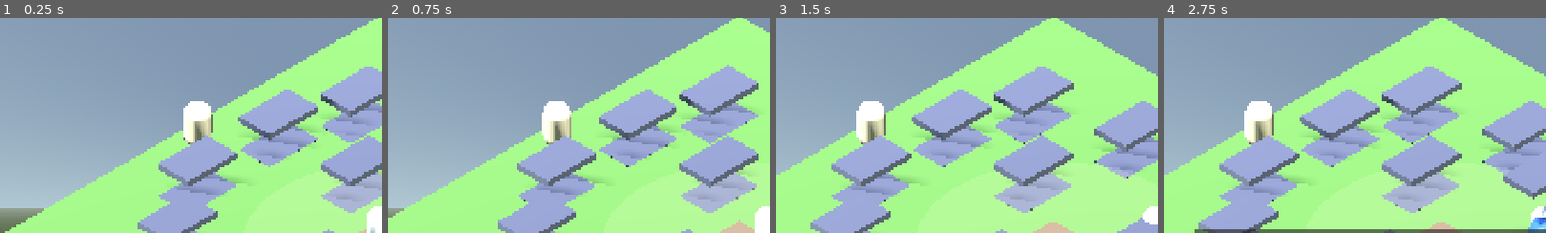
Above: before the commit, frames 1-4 (left to right).
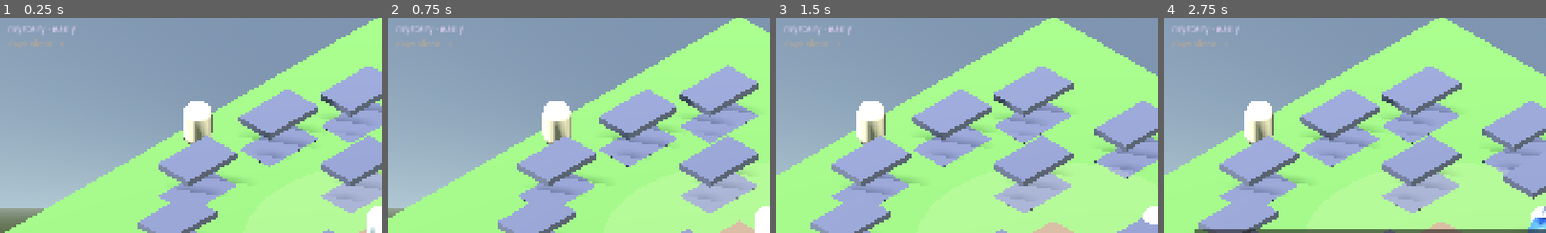
Above: after the commit, the same moments.

Repository: gokselozgur5/goske
Game: Godot game, scene res://scenes/main.tscn
Two runs of this game, one before a commit and one after it. Both use one fixed random seed, a clock stepped at 60 frames per second and the inputs below.
Inputs (mouse positions are % of the whole screen's width and height, from its top left):
- Up to frame 1 (0.25 s): no input
- Up to frame 2 (0.75 s): tap Enter (ui_accept) at 0.5 s; move the mouse to (72, 45) at 0.52 s; hold Right (ui_right) from 0.53 s (still down); hold Enter (ui_accept) from 0.53 s (still down); click (72, 45) at 0.67 s
- Up to frame 3 (1.5 s): release Right (ui_right) at 1.25 s; release Enter (ui_accept) at 1.25 s; drag from (30, 55) to (45, 70) at 1.27 s
- Up to frame 4 (2.75 s): tap Enter (ui_accept) at 2 s; move the mouse to (60, 28) at 2.02 s; hold Right (ui_right) from 2.03 s (still down); hold Enter (ui_accept) from 2.03 s (still down); tap Tab at 2.1 s; click (60, 28) at 2.17 s
The pictures show only the part of the screen within x 0-50%, y 1-51%; the shares and areas given below are measured in that part.

The runs differ from the first frame. In frame 1, 0.3% of the frame differs, in the area x 2-20%, y 3-14%; in frame 2, 0.3%; in frame 3, 0.3%; in frame 4, 0.3%.

Commit message:
mystery progress UI + NPC whisper (one-way memory bleed)
Iter 1.5 — vertical slice surface polish.

Mystery progress:
- GameState.mystery_phase ("early"|"mid"|"late") + set_mystery_phase
- mystery_phase_changed signal
- New world_event "mystery_phase" — GM advances the phase via
  {type: "mystery_phase", phase: "mid"} when the conversation has
  earned it (don't rush; threshold not announcement).
- UI: MysteryLabel (top-left), color shifts lavender → warm → ember
  by phase. DaysAloneLabel beneath it.
- History gets an "— the air thickens · phase: X —" beat on change.
- GM PACING block updated to reference world_state.mystery_phase.

NPC whisper (manifesto-pure, ADR-004 loophole):
- npc.gd adds an Area3D + collision shape at runtime (radius 1.6) and
  handles Space input. Per-NPC once-per-run flag (whisper_used).
- scripts/whisper.gd: fade-in (0.5s) + hold (6s) + fade-out (1.5s),
  centered atmospheric label with outline. Lives in UI/WhisperPanel,
  separate from the conversation panel.
- One-shot prompt to the GM asks for a single line in the NPC's voice;
  the whisper script tolerates JSON-shaped or raw responses.
- Goske can't reply. The jar leaks ONE line; then silence resumes.

Diff:
--- a/scenes/main.tscn
+++ b/scenes/main.tscn
@@ -9,6 +9,7 @@
 [ext_resource type="Script" uid="uid://dleau86d8lmva" path="res://scripts/pod.gd" id="7_pod_script"]
 [ext_resource type="Script" uid="uid://2cj0fqqhow04" path="res://scripts/npc.gd" id="8_npc_script"]
 [ext_resource type="Script" uid="uid://dyrtdg8dfeb8n" path="res://scripts/rest_zone.gd" id="9_rest_script"]
+[ext_resource type="Script" path="res://scripts/whisper.gd" id="10_whisper_script"]
 
 [sub_resource type="ProceduralSkyMaterial" id="SkyMat_1"]
 sky_horizon_color = Color(0.55, 0.65, 0.7, 1)
@@ -383,6 +384,48 @@
 mesh = SubResource("CapsuleMesh_shared")
 
 [node name="UI" type="CanvasLayer" parent="." unique_id=1987622050]
+
+[node name="WhisperPanel" type="Control" parent="UI"]
+script = ExtResource("10_whisper_script")
+anchors_preset = 15
+anchor_right = 1.0
+anchor_bottom = 1.0
+mouse_filter = 2
+
+[node name="Center" type="CenterContainer" parent="UI/WhisperPanel"]
+anchors_preset = 15
+anchor_right = 1.0
+anchor_bottom = 1.0
+offset_top = -180.0
+offset_bottom = -120.0
+
+[node name="Label" type="Label" parent="UI/WhisperPanel/Center"]
+text = ""
+horizontal_alignment = 1
+autowrap_mode = 3
+custom_minimum_size = Vector2(900, 0)
+theme_override_font_sizes/font_size = 30
+theme_override_colors/font_color = Color(0.85, 0.82, 0.78, 1)
+theme_override_colors/font_outline_color = Color(0, 0, 0, 0.7)
+theme_override_constants/outline_size = 6
+
+[node name="MysteryLabel" type="Label" parent="UI"]
+offset_left = 24.0
+offset_top = 20.0
+offset_right = 360.0
+offset_bottom = 56.0
+text = "mystery · early"
+theme_override_font_sizes/font_size = 24
+theme_override_colors/font_color = Color(0.82, 0.78, 0.92, 1)
+
+[node name="DaysAloneLabel" type="Label" parent="UI"]
+offset_left = 24.0
+offset_top = 58.0
+offset_right = 360.0
+offset_bottom = 92.0
+text = "days alone · 0"
+theme_override_font_sizes/font_size = 22
+theme_override_colors/font_color = Color(0.7, 0.65, 0.6, 1)
 
 [node name="ExhaustionLabel" type="Label" parent="UI" unique_id=537884291]
 anchors_preset = 1
--- a/scripts/conversation.gd
+++ b/scripts/conversation.gd
@@ -33,8 +33,12 @@
 			gs.exhaustion_changed.connect(_on_exhaustion_changed)
 		if not gs.day_passed.is_connected(_on_day_passed):
 			gs.day_passed.connect(_on_day_passed)
+		if not gs.mystery_phase_changed.is_connected(_on_mystery_phase_changed):
+			gs.mystery_phase_changed.connect(_on_mystery_phase_changed)
 	_refresh_all_trust_labels()
 	_refresh_exhaustion_label()
+	_refresh_mystery_label()
+	_refresh_days_alone_label()
 
 func _on_day_passed(new_days_alone: int) -> void:
 	# Always note the rest in history (even if convo is closed it'll
@@ -46,6 +50,44 @@
 	})
 	if visible:
 		history_label.append_text("[color=#888888][i]— a day passes alone (total: %d) —[/i][/color]\n" % new_days_alone)
+	_refresh_days_alone_label()
+
+func _on_mystery_phase_changed(new_phase: String) -> void:
+	_refresh_mystery_label()
+	# Subtle in-history beat — the world has shifted underneath
+	history.append({
+		"role": "user",
+		"content": "[Mystery thread phase advanced to: %s. Color subsequent dialogue accordingly.]" % new_phase,
+		"alter_id": "narrator",
+	})
+	if visible:
+		history_label.append_text("[color=#a09cb0][i]— the air thickens · phase: %s —[/i][/color]\n" % new_phase)
+
+func _refresh_mystery_label() -> void:
+	var label: Label = get_node_or_null("/root/Main/UI/MysteryLabel")
+	if label == null:
+		return
+	var gs := get_tree().get_first_node_in_group("game_state")
+	if gs == null:
+		return
+	label.text = "mystery · %s" % gs.mystery_phase
+	# Phase color: early=lavender, mid=warmer, late=ember
+	match gs.mystery_phase:
+		"early":
+			label.add_theme_color_override("font_color", Color(0.82, 0.78, 0.92, 1))
+		"mid":
+			label.add_theme_color_override("font_color", Color(0.92, 0.78, 0.65, 1))
+		"late":
+			label.add_theme_color_override("font_color", Color(0.95, 0.55, 0.4, 1))
+
+func _refresh_days_alone_label() -> void:
+	var label: Label = get_node_or_null("/root/Main/UI/DaysAloneLabel")
+	if label == null:
+		return
+	var gs := get_tree().get_first_node_in_group("game_state")
+	if gs == null:
+		return
+	label.text = "days alone · %d" % gs.days_alone
 
 func _unhandled_input(event: InputEvent) -> void:
 	if visible and event.is_action_pressed("ui_cancel"):
@@ -158,6 +200,9 @@
 				if n.has_method("set_intensity") and n.npc_id == npc_id:
 					n.set_intensity(gs.npc_intensity.get(npc_id, 0.0))
 					break
+		"mystery_phase":
+			var phase: String = str(ev.get("phase", ""))
+			gs.set_mystery_phase(phase)
 		_:
 			print("[GM] unknown world_event: ", ev)
 
@@ -221,6 +266,7 @@
 		"npcs": ["neighbor_1", "neighbor_2", "neighbor_3"],
 		"npc_intensity": gs.npc_intensity,
 		"days_alone": gs.days_alone,
+		"mystery_phase": gs.mystery_phase,
 	}
 
 func _reset_conversation() -> void:
--- a/scripts/game_master.gd
+++ b/scripts/game_master.gd
@@ -27,7 +27,7 @@
 - You decide which character(s) speak each turn. Not all of them must speak. One alter may stay silent, only the narrator may speak, etc. Pick what is meaningful.
 - Silenced characters NEVER speak.
 - trust_delta per speaker, integer in -5..+5 range.
-- world_events: exhaustion_delta (int), npc_affected (intensity 0..1).
+- world_events: exhaustion_delta (int), npc_affected (intensity 0..1), mystery_phase ("early"|"mid"|"late").
 - Use the "narrator" character like the BG3 Narrator: scene atmosphere, Goske's inner state, environment, an alter's unspoken reaction. Often one short narrator line per turn, sometimes none, sometimes only the narrator (when atmosphere matters more than speech).
 - You decide who speaks. Skipping an alter is a valid dramatic choice — silence speaks. If a participant is conspicuously absent for a few turns and the player notices, the narrator may briefly account for it ("red has been quiet").
 - Narrator optional per turn.
@@ -70,10 +70,11 @@
 
 THE TWO LAYERS CONNECT: the pod is the literal of the jar. Realizing this is part of the arc.
 
-PACING:
-- Early turns (player just woke): alters speculate about the pod, ask what Goske remembers
-- Mid turns: alters probe relationships, missed contacts, recurring distances
-- Late turns: the jar emerges — first as metaphor an alter slips, then as recognition
+PACING (current phase is in world_state.mystery_phase):
+- "early" — alters speculate about the pod, ask what Goske remembers, jar metaphor not named
+- "mid" — alters probe relationships, missed contacts, recurring distances; jar metaphor begins to surface obliquely
+- "late" — the jar emerges: first as metaphor an alter slips, then as recognition
+- You may emit `world_events: [{type: "mystery_phase", phase: "mid"}]` to advance the phase when the conversation has earned it (don't rush; treat phase changes as quiet thresholds, not announcements)
 - Never resolve. The thread is to be lived with. Resolution happens at the ending, not in dialogue."""
 
 func _ready() -> void:
--- a/scripts/game_state.gd
+++ b/scripts/game_state.gd
@@ -13,6 +13,10 @@
 var exhaustion: int = 0  # 0-100
 var npc_intensity: Dictionary = {}  # npc_id -> float (0..1, Dragonrot severity)
 var days_alone: int = 0
+# Mystery thread phase: "early" | "mid" | "late"
+# Derived from play_seconds + interactions, but exposed as a field so the GM
+# can tag turns explicitly via mystery_phase in world_events.
+var mystery_phase: String = "early"
 
 const TRUST_DEFAULT := 50
 const EXHAUSTION_PER_RESPONSE := 5
@@ -26,6 +30,7 @@
 signal alter_silenced(alter_id: String)
 signal npc_affected(npc_id: String, new_intensity: float)
 signal day_passed(new_days_alone: int)
+signal mystery_phase_changed(new_phase: String)
 
 func _ready() -> void:
 	play_started_ms = Time.get_ticks_msec()
@@ -68,6 +73,14 @@
 	exhaustion_changed.emit(exhaustion)
 	days_alone += 1
 	day_passed.emit(days_alone)
+
+func set_mystery_phase(phase: String) -> void:
+	if phase == mystery_phase:
+		return
+	if not (phase in ["early", "mid", "late"]):
+		return
+	mystery_phase = phase
+	mystery_phase_changed.emit(phase)
 
 func update_npc_intensity(npc_id: String, intensity: float) -> void:
 	# Highest intensity wins (Dragonrot accumulates, doesn't undo).
--- a/scripts/npc.gd
+++ b/scripts/npc.gd
@@ -1,8 +1,10 @@
 extends Node3D
 
 # A "neighbor" — someone outside the jar. Visually present but
-# unreachable; the GM may reference them and the Dragonrot infection
-# may dim them as exhaustion spreads.
+# unreachable for two-way dialogue; the GM may reference them, the
+# Dragonrot infection may dim them, and once per run the player can
+# trigger a one-way "whisper" — a single line that bleeds through
+# the glass before silence resumes.
 #
 # Public:
 #   set_intensity(v: float)  # 0 = normal, 1 = fully drained / infected
@@ -13,6 +15,10 @@
 @onready var mesh: MeshInstance3D = $MeshInstance3D
 var intensity: float = 0.0
 var _material: StandardMaterial3D
+var player_in_range: bool = false
+var whisper_used: bool = false
+
+signal whisper_requested(npc_id: String)
 
 func _ready() -> void:
 	add_to_group("npcs")
@@ -21,6 +27,18 @@
 	_material.roughness = 0.7
 	if mesh:
 		mesh.set_surface_override_material(0, _material)
+	# Set up an Area3D child for proximity detection (created at runtime
+	# so the scene file stays simple — the Node3D root carries no body).
+	var area := Area3D.new()
+	area.name = "WhisperArea"
+	add_child(area)
+	var shape := CollisionShape3D.new()
+	var sph := SphereShape3D.new()
+	sph.radius = 1.6
+	shape.shape = sph
+	area.add_child(shape)
+	area.body_entered.connect(_on_body_entered)
+	area.body_exited.connect(_on_body_exited)
 
 func set_intensity(v: float) -> void:
 	intensity = clamp(v, 0.0, 1.0)
@@ -30,3 +48,21 @@
 	var gray := Color(0.18, 0.18, 0.2, 1.0)
 	_material.albedo_color = base_color.lerp(gray, intensity)
 	_material.roughness = 0.7 + intensity * 0.25
+
+func _on_body_entered(body: Node) -> void:
+	if body.name == "Player":
+		player_in_range = true
+
+func _on_body_exited(body: Node) -> void:
+	if body.name == "Player":
+		player_in_range = false
+
+func _input(event: InputEvent) -> void:
+	if not player_in_range or whisper_used:
+		return
+	var convo := get_tree().get_first_node_in_group("conversation_ui")
+	if convo and convo.is_open():
+		return
+	if event.is_action_pressed("ui_accept"):
+		whisper_used = true
+		whisper_requested.emit(npc_id)
--- /dev/null
+++ b/scripts/whisper.gd
@@ -0,0 +1,67 @@
+extends Control
+
+# One-way "whisper" UI — a single line bleeds through from a neighbor.
+# Goske can't reply. The line fades in, holds, fades out. Per-NPC
+# once-per-run (NPC tracks its own whisper_used flag).
+
+@onready var label: Label = $Center/Label
+
+const FADE_IN := 0.5
+const HOLD_TIME := 6.0
+const FADE_OUT := 1.5
+
+func _ready() -> void:
+	add_to_group("whisper_ui")
+	hide()
+	modulate.a = 0.0
+	# Listen to NPC requests
+	for n in get_tree().get_nodes_in_group("npcs"):
+		if n.has_signal("whisper_requested") and not n.whisper_requested.is_connected(_on_whisper_requested):
+			n.whisper_requested.connect(_on_whisper_requested)
+
+func _on_whisper_requested(npc_id: String) -> void:
+	var gm := get_node_or_null("/root/Main/GameMaster")
+	if gm == null:
+		_show_text("...")
+		return
+	# One-shot prompt — GM produces a single short line, NPC's voice,
+	# second-person, no dialogue affordance after.
+	var prompt := "[The player approached %s and chose to listen. Generate ONE short whisper from %s — second-person, atmospheric, like a single line bleeding through glass. The neighbor speaks once. Goske does not reply.\n\nReturn ONLY the whisper text, no JSON, no quotation marks, no preamble. One sentence, max two.]" % [npc_id, npc_id]
+	# Direct call bypassing the speakers schema — we want raw text.
+	# Reuse request_turn but ignore JSON structure on parse fail.
+	gm.request_turn([{"role": "user", "content": prompt}], _world_state(), _on_gm_response.bind(npc_id))
+
+func _on_gm_response(turn: Dictionary, error: String, npc_id: String) -> void:
+	# The GM may try to honor JSON. If a speaker line came through, use
+	# its content (any speaker; whisper is one-line). Otherwise show "...".
+	var line := ""
+	if error == "" and turn.has("speakers"):
+		var speakers: Array = turn.get("speakers", [])
+		if speakers.size() > 0 and speakers[0].has("line"):
+			line = str(speakers[0]["line"]).strip_edges()
+	if line == "":
+		line = str(turn.get("narration", "")).strip_edges()
+	if line == "":
+		line = "..."
+	_show_text(line)
+
+func _world_state() -> Dictionary:
+	var gs := get_tree().get_first_node_in_group("game_state")
+	if gs == null:
+		return {}
+	return {
+		"trust": gs.alter_trust,
+		"exhaustion": gs.exhaustion,
+		"days_alone": gs.days_alone,
+		"mystery_phase": gs.mystery_phase,
+		"npc_intensity": gs.npc_intensity,
+	}
+
+func _show_text(t: String) -> void:
+	label.text = t
+	show()
+	var tw := create_tween()
+	tw.tween_property(self, "modulate:a", 1.0, FADE_IN)
+	tw.tween_interval(HOLD_TIME)
+	tw.tween_property(self, "modulate:a", 0.0, FADE_OUT)
+	tw.tween_callback(hide)
Not shown, added: scripts/whisper.gd.uid
